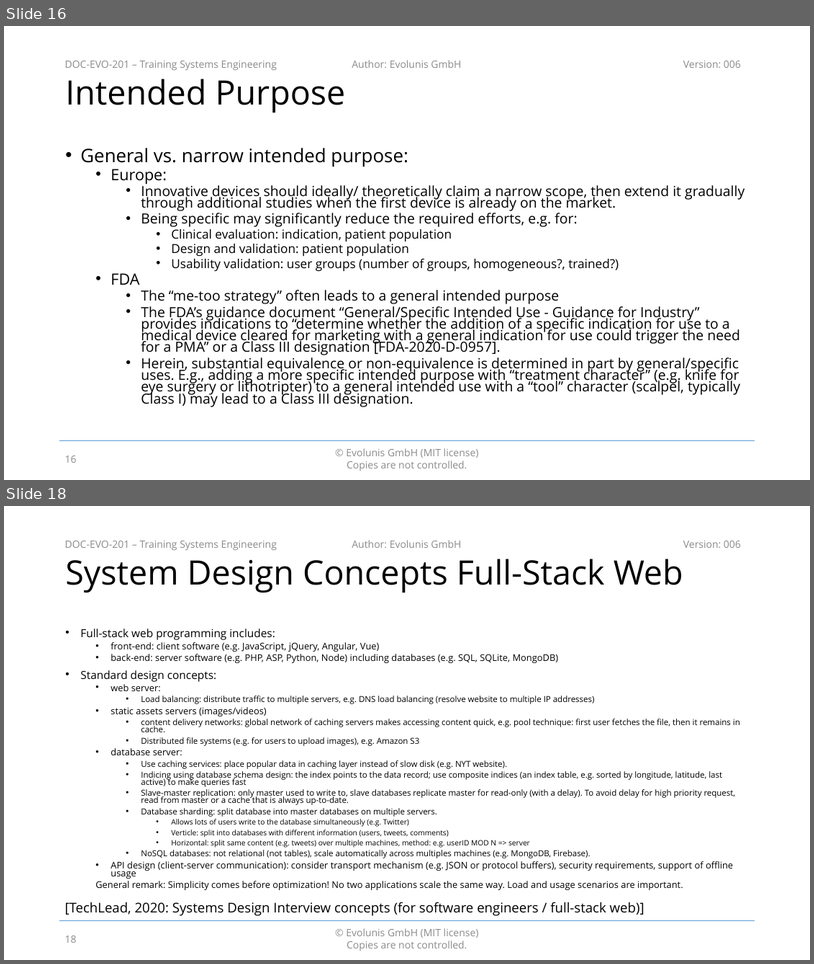
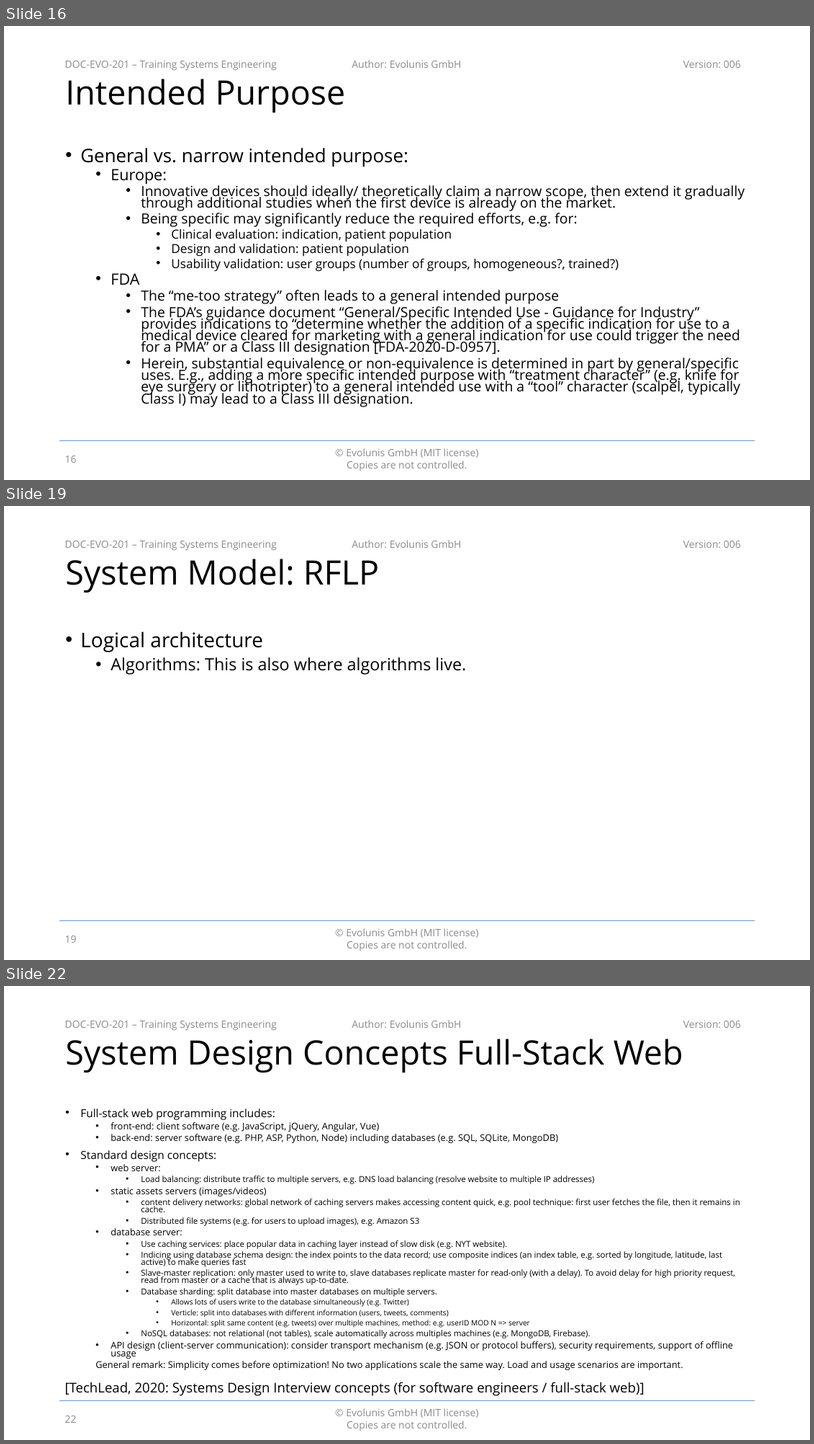
Before and after one commit to evolunis/openQMS, a slide deck: 2. Design and Development/DOC-201 - Training Systems Engineering.pptx. Shown one above the other, each under a label of ours: slides 16 and 18 before the commit, slides 16, 19 and 22 after it; the slides between them are not shown. The pictures are 814x964 and 814x1444 pixels, drawn with LibreOffice and Linux fonts; fonts in the diff are those of the drawing; background and template pictures are left out. Boxes give left, top, right and bottom in pixels: in the first picture for what was removed or moved away, otherwise in the second. Text is boxed around its words. In the diff, an @@ line names an element or a change of style, - is before the commit and + after.

```diff
--- a/2. Design and Development/DOC-201 - Training Systems Engineering.pptx
+++ b/2. Design and Development/DOC-201 - Training Systems Engineering.pptx
@@ slide 19 added at box(4, 506, 810, 960), background #FFFFFF; not listed: 5 template elements that a slide beside it also shows @@
@@ title added at box(65, 559, 379, 593), 40 pt, text #000000 @@
+System Model: RFLP
@@ text added at box(80, 631, 466, 674), 20 pt, text #000000 @@
+• Logical architecture
+  • Algorithms: This is also where algorithms live.
@@ page number added at box(65, 935, 77, 942), 12 pt, text #8C8C8C @@
+19
@@ what was slide 18 is now slide 22 @@
@@ page number at box(65, 1415, 77, 1422): text changed @@
-18
+22
```
Also in this commit, not shown: 2 slides changed, 3 other slides added.
